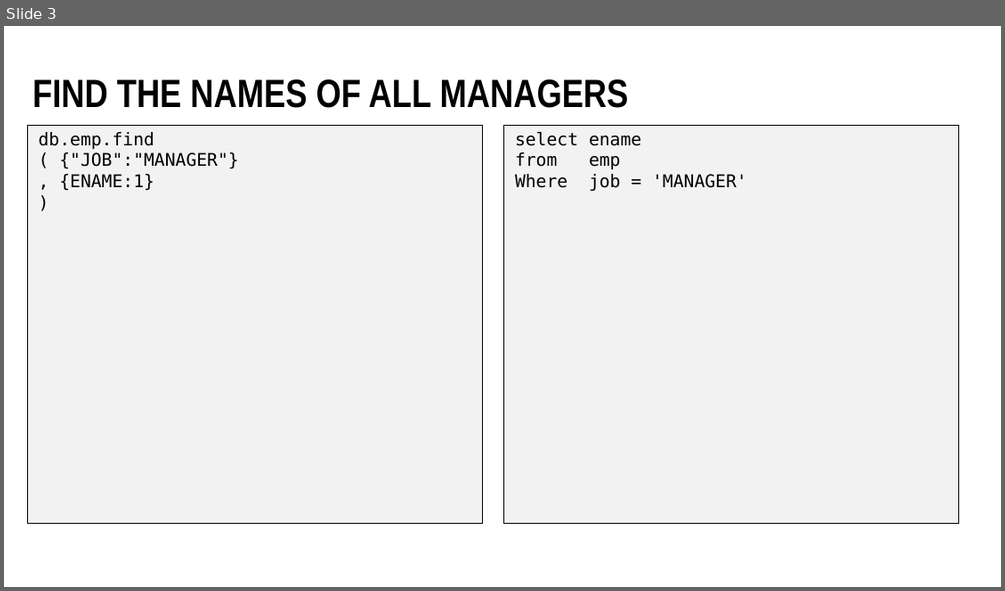
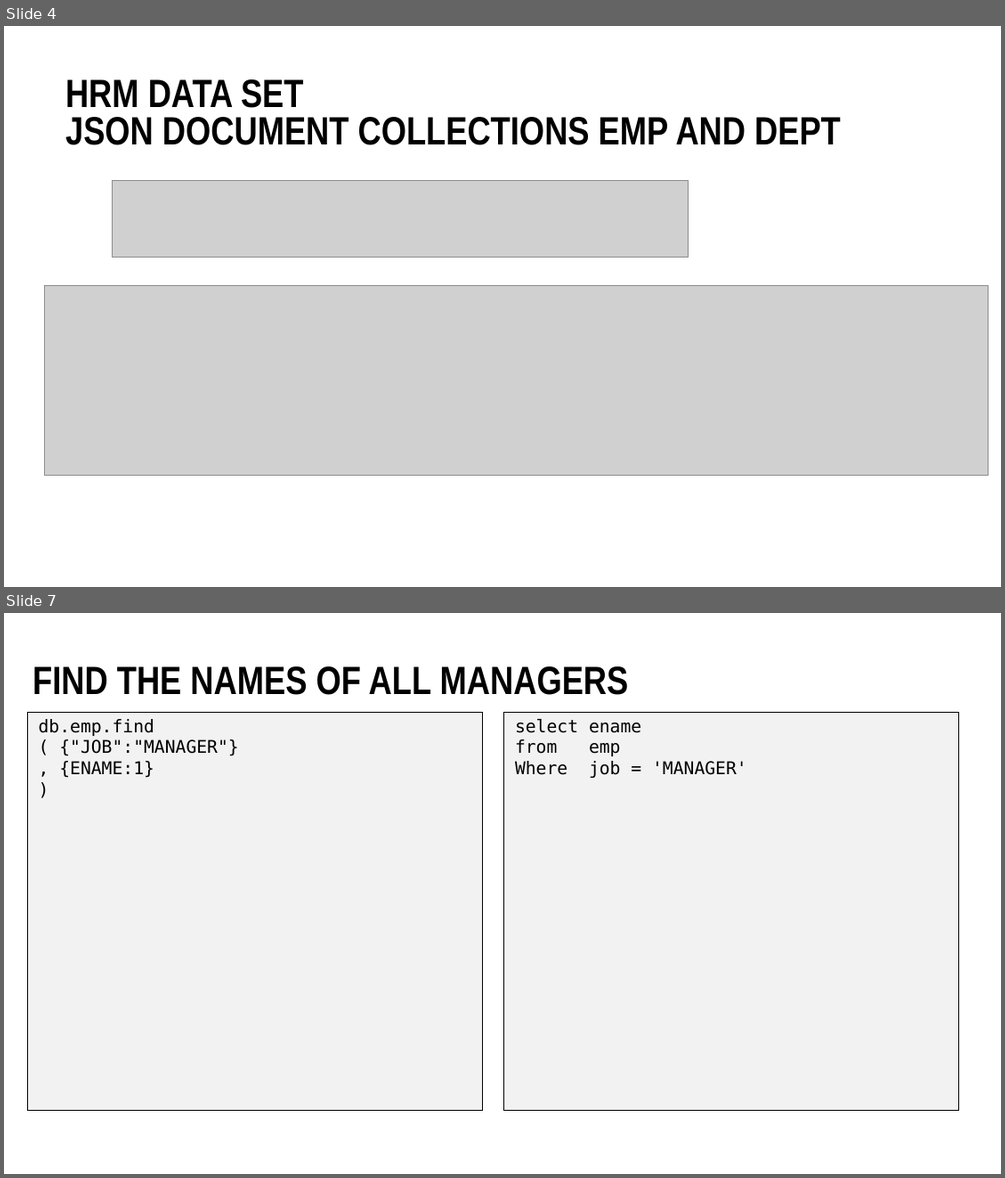
Before and after one commit to lucasjellema/sig-nosql-mongodb, a slide deck: mongodb-find-agg-vs-oracle-sql.pptx. Shown one above the other, each under a label of ours: slide 3 before the commit, slides 4 and 7 after it; the slides between them are not shown. The pictures are 1005x591 and 1005x1178 pixels, drawn with LibreOffice and Linux fonts; fonts in the diff are those of the drawing; grey boxes stand for pictures; background and template pictures are left out. Boxes give left, top, right and bottom in pixels: in the first picture for what was removed or moved away, otherwise in the second. Text is boxed around its words. In the diff, an @@ line names an element or a change of style, - is before the commit and + after.

```diff
--- a/mongodb-find-agg-vs-oracle-sql.pptx
+++ b/mongodb-find-agg-vs-oracle-sql.pptx
@@ slide 4 added at box(4, 26, 1001, 587), background #FFFFFF @@
@@ title added at box(65, 79, 841, 145), 54 pt, text #000000, bold @@
+HRM DATA SET
+JSON DOCUMENT COLLECTIONS EMP AND DEPT
@@ picture added at box(113, 180, 688, 257) @@
@@ picture added at box(44, 285, 987, 475) @@
@@ what was slide 3 is now slide 7 @@
```
Also in this commit, not shown: 1 slide changed, 5 other slides added, 2 other files.
